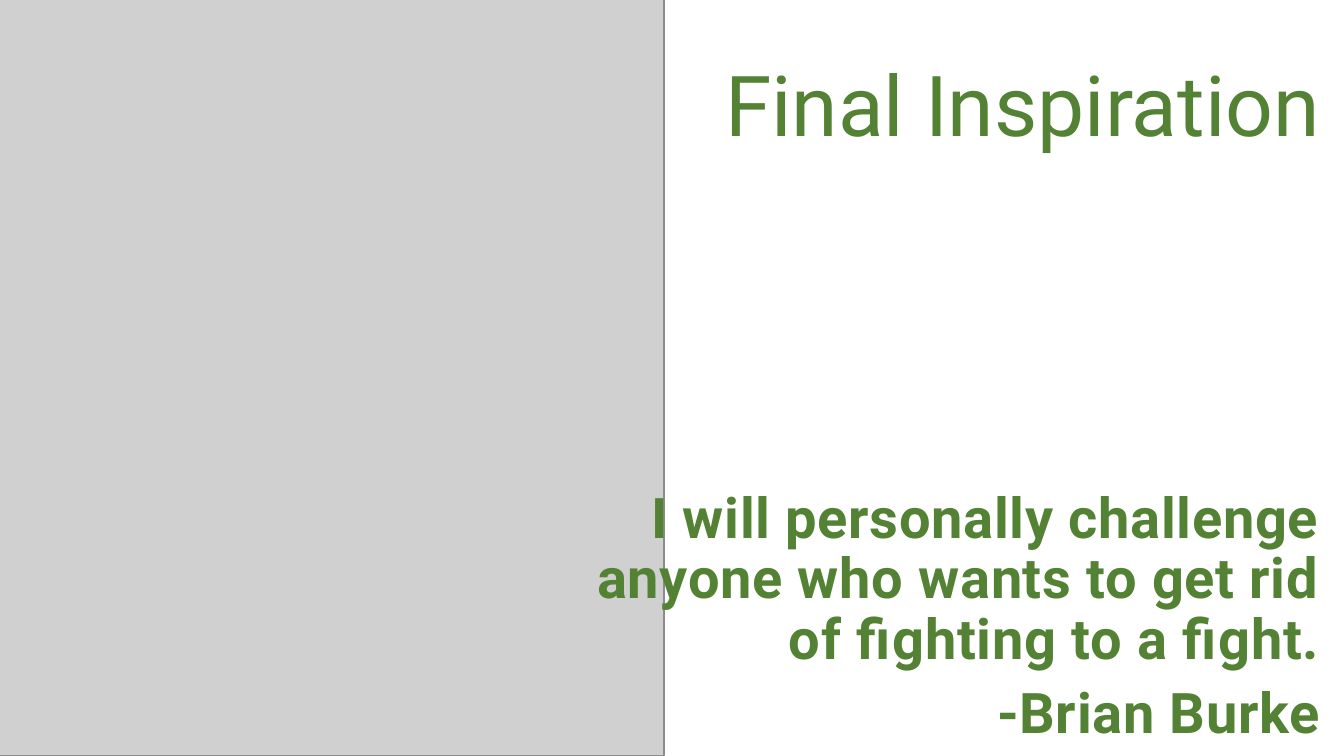
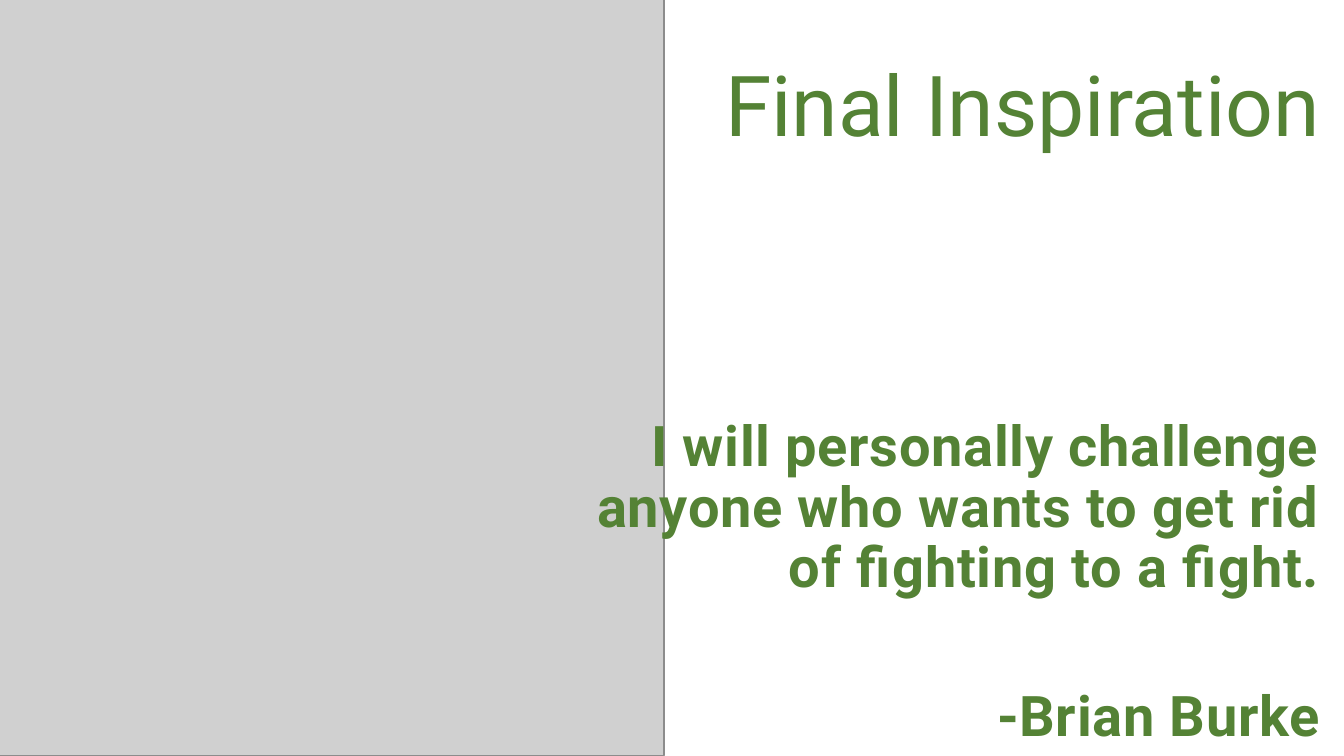
Before and after one commit to SuperMarioGiacomazzo/STOR390_WEBSITE, a slide deck: slide 19 of Slides/Hockey 1/Hockey_1_Lecture.pptx. Drawn at 1344x756 pixels with LibreOffice and Linux fonts; fonts in the diff are those of the drawing; grey boxes stand for pictures. Boxes give left, top, right and bottom in pixels: in the first picture for what was removed or moved away, otherwise in the second. Text is boxed around its words. In the diff, an @@ line names an element or a change of style, - is before the commit and + after.

```diff
--- a/Slides/Hockey 1/Hockey_1_Lecture.pptx
+++ b/Slides/Hockey 1/Hockey_1_Lecture.pptx
@@ subtitle "I will personally challenge anyone ..." rewrapped from [597, 487, 1320, 734] to [597, 415, 1320, 737] @@
```
Also in this commit, not shown: 16 other slides changed, 11 other files.
